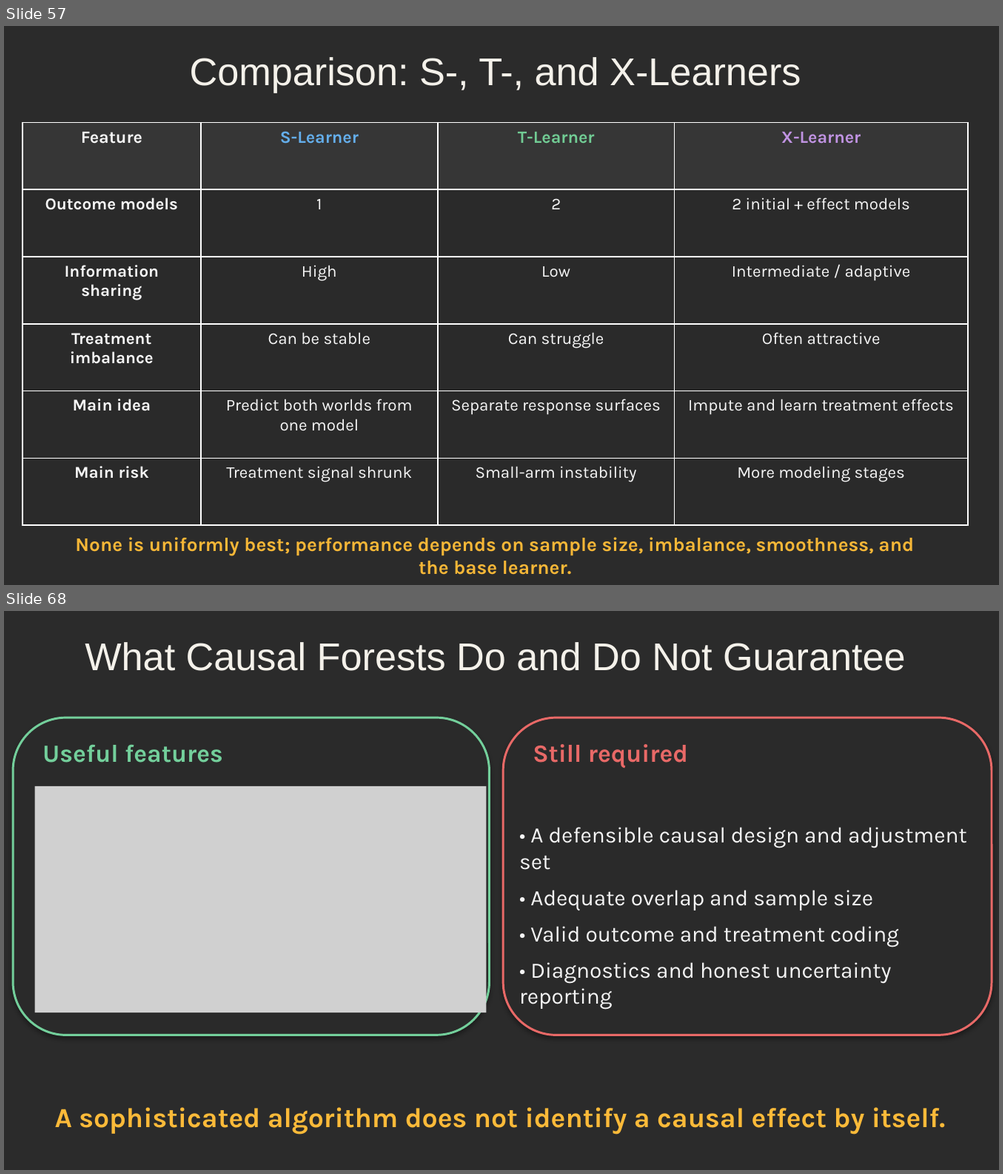
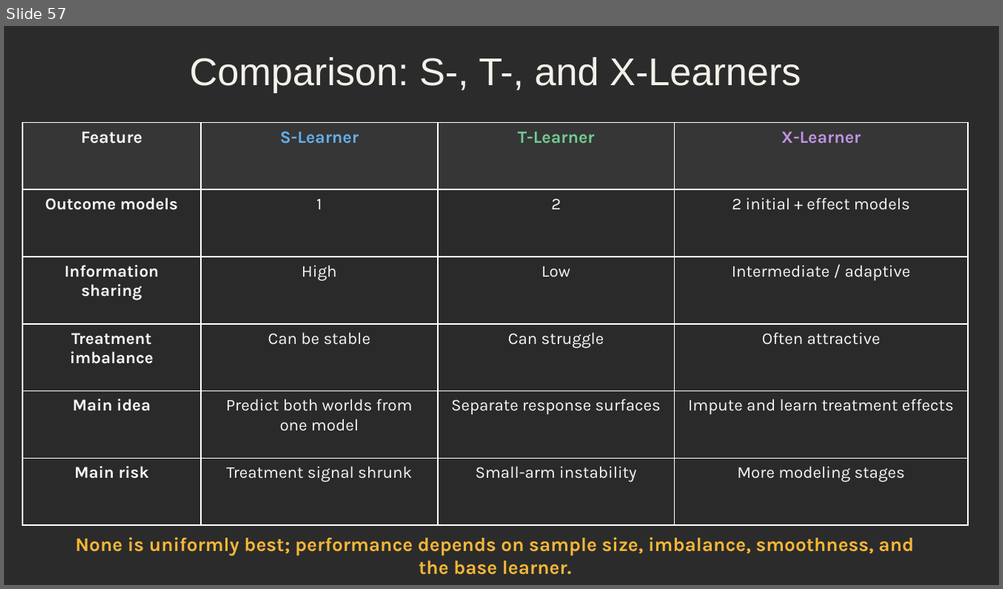
Before and after one commit to djghosh1123/STAT-7900-Causal-Analysis, a slide deck: Lectures/Lecture 8.pptx. Shown one above the other, each under a label of ours: slides 57 and 68 before the commit, slide 57 after it; the slides between them are not shown. The pictures are 1003x1174 and 1003x589 pixels, drawn with LibreOffice and Linux fonts; fonts in the diff are those of the drawing; grey boxes stand for pictures; background and template pictures are left out; a plain dark background stands for a picture behind light text. Boxes give left, top, right and bottom in pixels: in the first picture for what was removed or moved away, otherwise in the second. Text is boxed around its words. In the diff, an @@ line names an element or a change of style, - is before the commit and + after.

```diff
--- a/Lectures/Lecture 8.pptx
+++ b/Lectures/Lecture 8.pptx
@@ slide 68 removed at [4,611,999,1170], background picture (left out) @@
@@ text removed at [85,642,905,671] @@
-What Causal Forests Do and Do Not Guarantee
@@ rounded rectangle removed at [13,718,489,1035] @@
@@ rounded rectangle removed at [504,718,992,1035] @@
@@ text removed at [42,744,223,763] @@
-Useful features
@@ text removed at [532,744,688,768] @@
-Still required
@@ picture removed at [35,786,486,1013] @@
@@ text removed at [519,827,967,1010] @@
-• A defensible causal design and adjustment set
-• Adequate overlap and sample size
-• Valid outcome and treatment coding
-• Diagnostics and honest uncertainty reporting
@@ text removed at [55,1108,945,1135] @@
-A sophisticated algorithm does not identify a causal effect by itself.
```
Also in this commit, not shown: 22 other slides removed, 3 other files.
